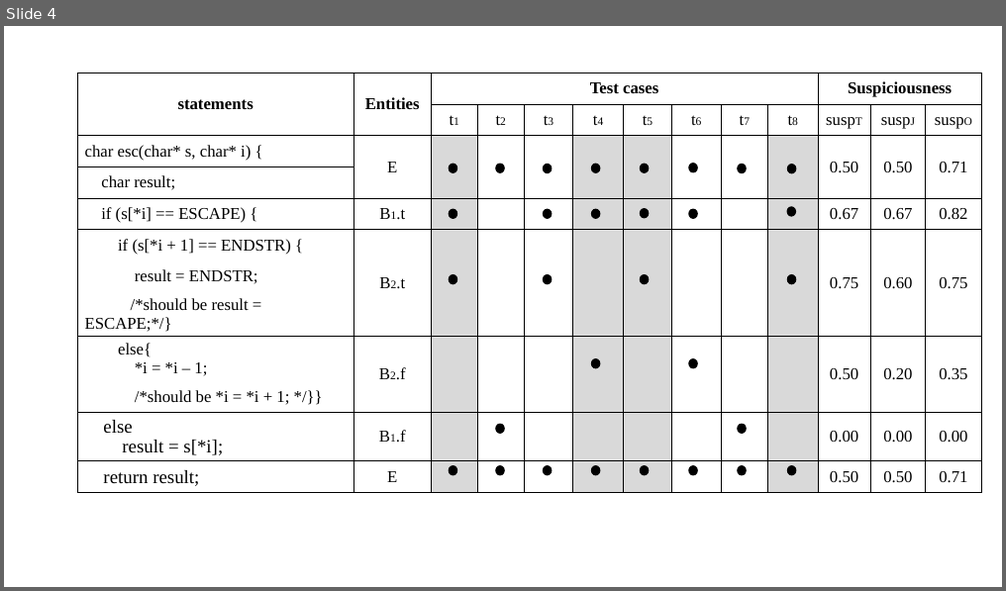
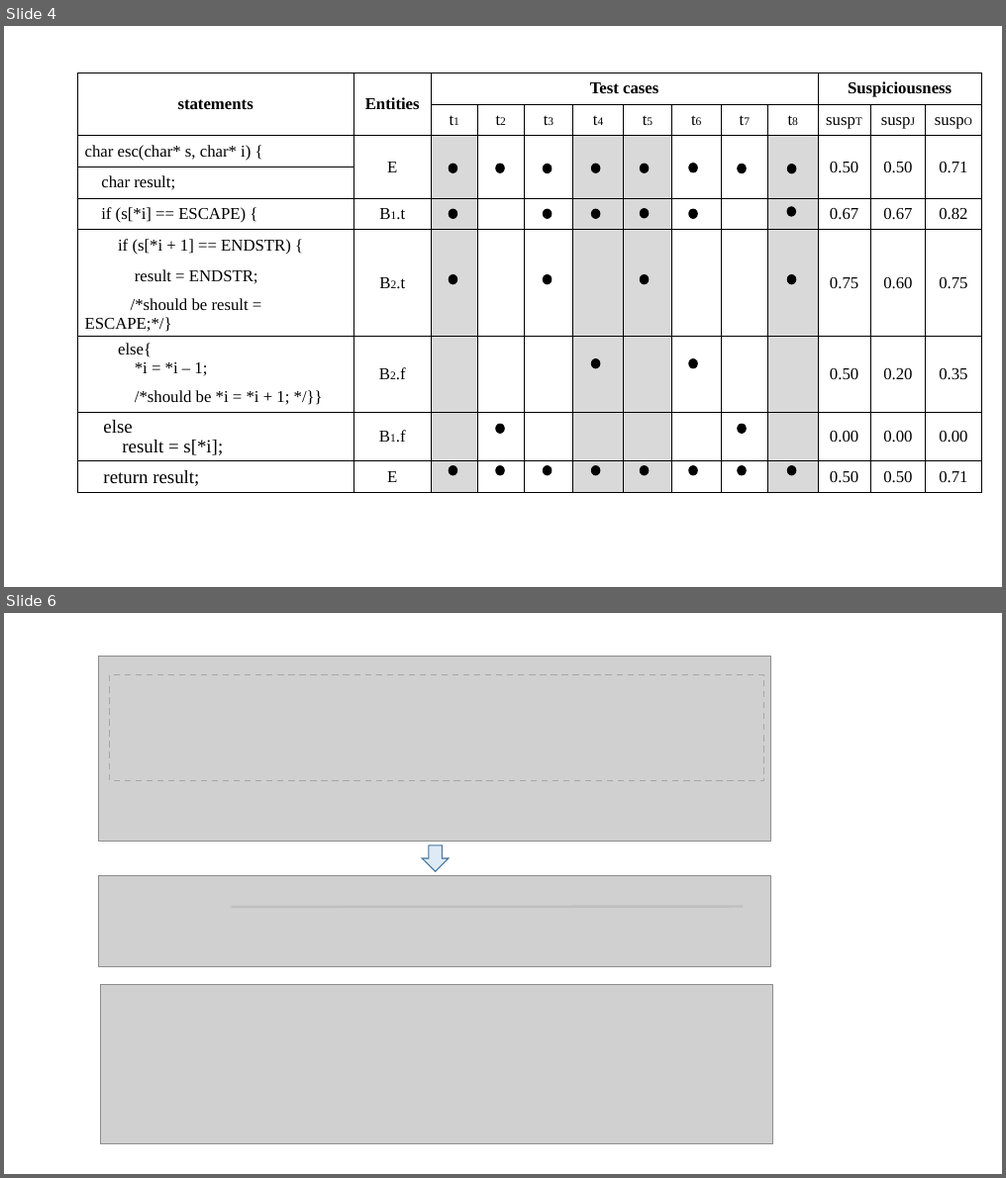
Before and after one commit to XuSihan/Thesis, a slide deck: image/maintenance.pptx. Shown one above the other, each under a label of ours: slide 4 before the commit, slides 4 and 6 after it; the slides between them are not shown. The pictures are 1006x591 and 1006x1178 pixels, drawn with LibreOffice and Linux fonts; fonts in the diff are those of the drawing; grey boxes stand for pictures. Boxes give left, top, right and bottom in pixels: in the first picture for what was removed or moved away, otherwise in the second. Text is boxed around its words. In the diff, an @@ line names an element or a change of style, - is before the commit and + after.

```diff
--- a/image/maintenance.pptx
+++ b/image/maintenance.pptx
@@ slide 6 added at [4,613,1002,1174], background #FFFFFF @@
@@ picture added at [98,656,770,841] @@
@@ rectangle added at [110,675,764,781], outline #A6A6A6 1.5 pt dashed @@
@@ down arrow added at [423,846,449,872], fill #DEEBF7, outline #43739E 1 pt @@
@@ picture added at [99,876,770,967] @@
@@ line added from (232, 907) to (743, 906), #BFBFBF 2.25 pt @@
@@ picture added at [101,985,773,1144] @@
```
Also in this commit, not shown: 1 slide changed, 2 other slides added, 9 other files.
